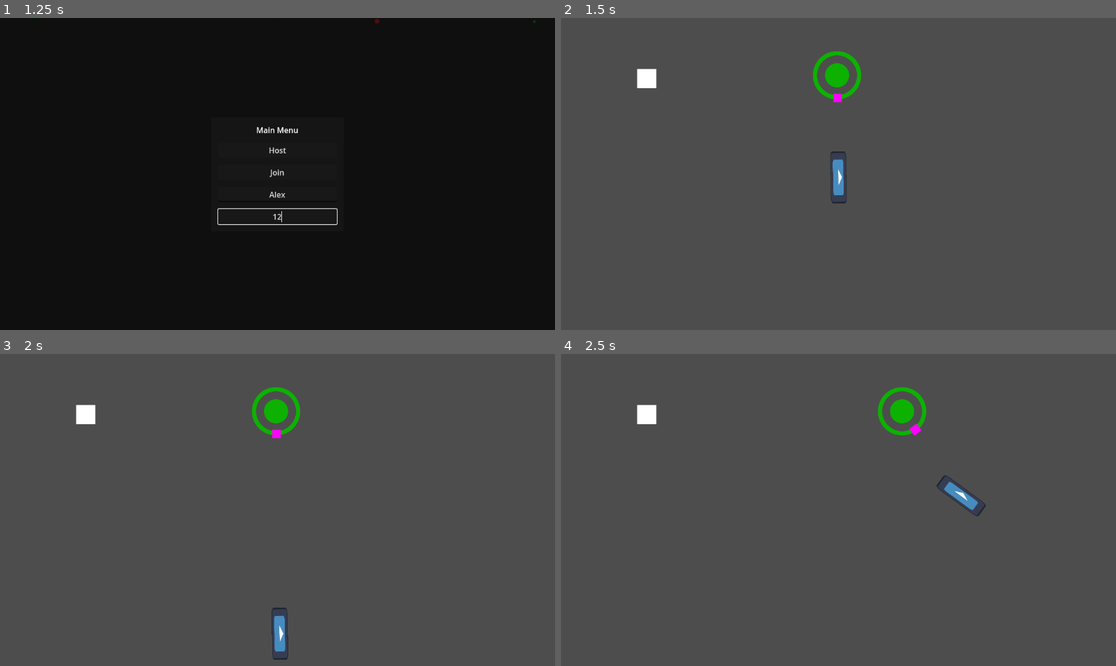
Above: before the commit, frames 1-4 (two rows, left to right).
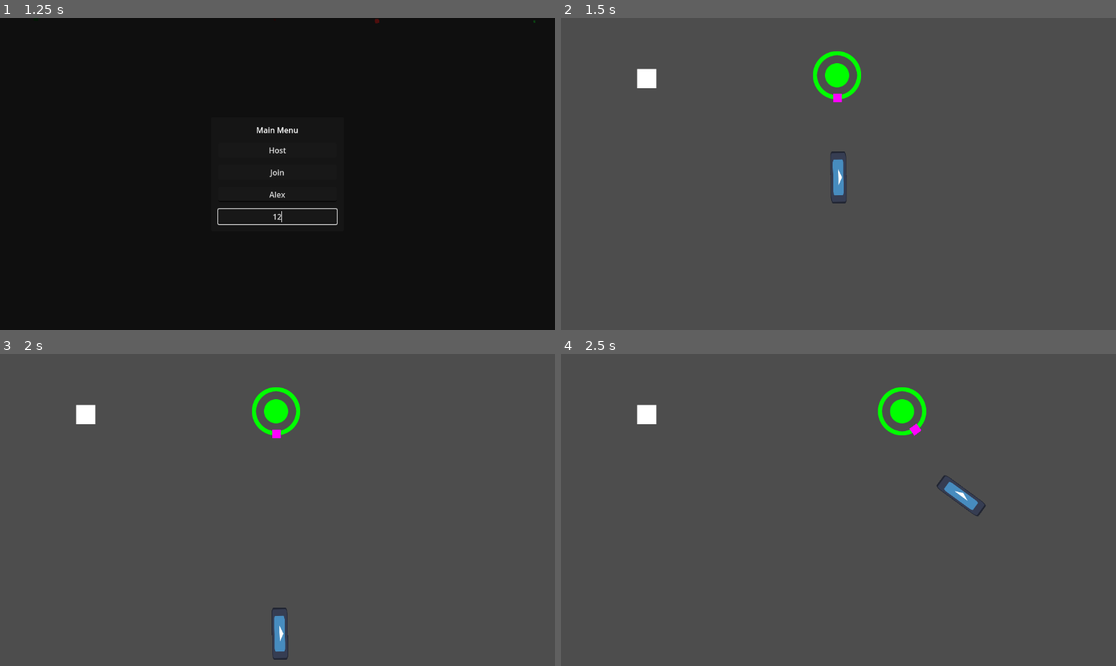
Above: after the commit, the same moments.

Repository: Pkepowicz/Infinite-Onslaught
Game: Godot game, scene res://assets/scenes/world.tscn
Two runs of this game, one before a commit and one after it. Both use one fixed random seed, a clock stepped at 60 frames per second and the inputs below. The engine's default icon, where the game draws it, is replaced by a stand-in: a white triangle on a blue panel in a dark square.
Inputs (mouse positions are in pixels of both pictures, inside the frame that each line leads up to):
- Up to frame 1 (1.25 s): click (277, 192) at 0.52 s; type "Alex" at 0.6 s; click (277, 217) at 0.75 s; type "12" at 0.83 s
- Up to frame 2 (1.5 s): click "Host" at 1.25 s
- Up to frame 3 (2 s): no input
- Up to frame 4 (2.5 s): move the mouse to (960, 494) at 2.02 s; hold Right (ui_right) from 2.03 s (still down); click (960, 494) at 2.1 s

Frame 1 is identical in both runs. In frame 2, 0.6% of the frame differs, in the area x 45-55%, y 10-27%; in frame 3, 0.6%; in frame 4, 0.6%, in the area x 57-66%, y 10-27%.

Commit message:
Fixed knockback and color change

Diff:
--- a/assets/player/Boxes/damage_box.gd
+++ b/assets/player/Boxes/damage_box.gd
@@ -11,7 +11,7 @@
 func deal_damage(area: Area2D) -> void:
 	var dmg: Damage = Damage.new()
 	dmg.dmg = damage
-	dmg.knockback_origin = get_parent().position
+	dmg.knockback_origin = get_parent().global_position
 	dmg.knockback_force = knockback_force
 
 	area.get_parent().take_damage(dmg)
--- a/assets/player/Boxes/hit_box.gd
+++ b/assets/player/Boxes/hit_box.gd
@@ -11,7 +11,10 @@
 signal get_knocked_back(dir: Vector2)
 
 func update_color():
-	var color_to_set: Color = colors[max_hp-hp]
+	var color_percentage = 1 - float(hp)/float(max_hp)
+	var red_value = clamp(2*color_percentage, 0, 1)
+	var green_value = clamp(2*(-color_percentage)+2, 0, 1)
+	var color_to_set = Color(red_value, green_value, 0, 1)
 	update_color_signal.emit(color_to_set)
 
 func _ready():
@@ -21,7 +24,7 @@
 
 func take_damage(dmg: Damage):
 	hp -= dmg.dmg
-	var knockback: Vector2 = (position - dmg.knockback_origin).normalized() * dmg.knockback_force
+	var knockback: Vector2 = (global_position - dmg.knockback_origin).normalized() * dmg.knockback_force
 	if knockback != Vector2.ZERO:
 		get_knocked_back.emit(knockback)
 	if(hp <= 0):
--- a/assets/player/Boxes/hit_box.tscn
+++ b/assets/player/Boxes/hit_box.tscn
@@ -5,6 +5,7 @@
 [node name="HitBox" type="Node2D"]
 script = ExtResource("1_lyxo3")
 colors = Array[Color]([Color(0.0509804, 0.698039, 0.00392157, 1), Color(0.890196, 0.917647, 0.054902, 1), Color(0.917647, 0.470588, 0.054902, 1), Color(0.917647, 0.0980392, 0.054902, 1)])
+max_hp = 10
 
 [node name="Area2D" type="Area2D" parent="."]
 collision_layer = 2
--- a/assets/player/Player.gd
+++ b/assets/player/Player.gd
@@ -48,8 +48,5 @@
 	inner.modulate = clr
 	outer.modulate = clr
 
-
-
-
 func _on_hit_box_get_knocked_back(dir: Vector2) -> void:
-	velocity += dir * -2000
+	velocity += dir * 2000
